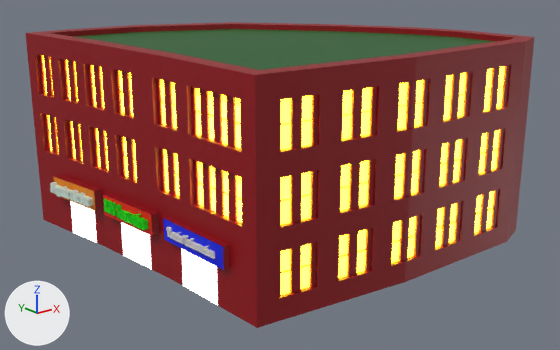
The FBX model Assets/Models/grande_el_garcia_boulevard.fbx: old version first, new version second.
Camera for both pictures: a camera (50 mm lens) standing at (-1038.0, -1253.0, 667.0) and looking at (20.0, 70.0, 138.0). Every picture has the same lights, and +X, +Y and +Z are marked at lower left. Where no turn or scale is listed for an object, it has been applied to the vertices. Vertices at the same position are counted once.

In view in the first picture: 'Text', 'Text.001', 'Text.002', 'grande_el_garcia_boulevard'.
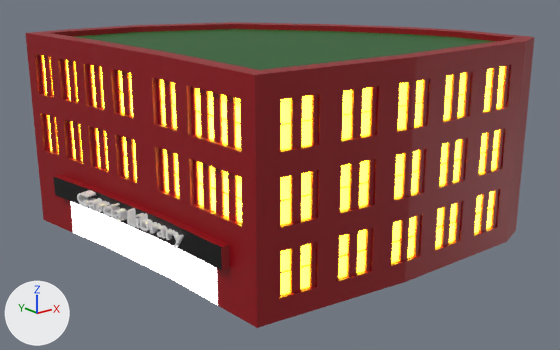
Pixel boxes [x1, y1, x2, y2] of what changed, in the pictures (560 x 350 px):
'Text', reshaped, moved, turned, rescaled: before [166, 227, 216, 259]; after [77, 190, 184, 248]
'Text.001', deleted (green): before [103, 198, 149, 230]
'Text.002', deleted: before [50, 182, 93, 207]
part 1 of me_text, added: after [136, 218, 140, 228]
part 2 of me_text, added: after [110, 206, 120, 218]
part 3 of me_text, added: after [166, 229, 175, 240]
part 4 of me_text, added: after [173, 232, 184, 248]
part 5 of me_text, cut back: before [166, 227, 216, 259]; after [77, 190, 167, 239]
part 6 of me_vert, built on: before [101, 189, 224, 270]; after [94, 189, 224, 270]
part 7 of me_vert, recoloured (red to white): [95, 211, 183, 286] in both
part 8 of me_vert, recoloured (orange to black): before [53, 176, 95, 210]; after [53, 176, 94, 209]
part 9 of me_vert, recoloured (red to grey): [103, 195, 152, 235] in both

Diff of the bpy script that builds the scene:
```diff
--- a/Assets/Models/grande_el_garcia_boulevard.fbx.py
+++ b/Assets/Models/grande_el_garcia_boulevard.fbx.py
@@ mat_material_011 @@
+mat_material_011 = principled_material('Material.011')
+mat_material_011.base_color = (0.0, 0.0, 0.0)  # black #000000
@@ me_text @@
 # used by ob_text; location = (-326.0, -20.0, 105.0); rotation_euler = (1.571, 0.0000748, -1.508), in degrees (90, 0, -86); scale = (30.0, 30.0, 30.0)
-me_text.from_pydata(...)  # 4732 vertices, 7034 faces; spans x 0.02..4.94, y -0.01..0.62, z -0.25..0.25
+me_text.from_pydata(...)  # 2210 vertices, 3271 faces; spans x 0.05..5.79, y -0.23..0.69, z -0.25..0.25
+# me_text part 1: a new loose piece, a box spanning x 3.48..3.569, y 0.0..0.449, z -0.25..0.25, in mat_material_010 (white #e7e7e7)
+# me_text part 2: a new loose piece, a box spanning x 2.066..2.155, y 0.0..0.449, z -0.25..0.25, in mat_material_010 (white #e7e7e7)
+# me_text part 3: a new loose piece of 110 vertices spanning x 5.03..5.35, y 0.0..0.46, z -0.25..0.25, in mat_material_010 (white #e7e7e7)
+# me_text part 4: a new loose piece of 16 vertices spanning x 5.35..5.79, y -0.23..0.45, z -0.25..0.25, in mat_material_010 (white #e7e7e7)
+# me_text part 5: 30 vertices moved within x 0.47..4.81, y 0.0..0.44, z -0.25..0.25; 3758 vertices removed from x 0.02..4.94, y -0.01..0.62, z -0.25..0.25; 1862 vertices added at x 0.05..4.94, y -0.01..0.69, z -0.25..0.25
 me_text.materials.append(mat_material_010)
@@ me_vert @@
 # used by ob_grande_el_garcia_boulevard; location = (0.0, 0.0, 0.0)
-me_vert.from_pydata(...)  # 4347 vertices, 4252 faces; spans x -384.0..456.0, y -301.0..493.0, z 0.0..450.0
+me_vert.from_pydata(...)  # 4367 vertices, 4272 faces; spans x -384.0..456.0, y -301.0..493.0, z 0.0..450.0
+# me_vert part 6
+# 7 faces are deleted
+# 2 vertices are added at (-335.0, 32.0, 90.0), (-335.0, 32.0, 135.0)
+# 12 new vertices lie (-4.0, 0.0, 0.0) away from vertices in x -327.0..-318.0, y -191.0..-1.0, z 90.0..135.0
+# 6 new vertices lie (-18.0, -2.0, 0.0) away from vertices in x -340.0..-314.0, y 0.0..240.0, z 90.0..135.0
+# 17 new faces join them, mat_material_001 (red #92000f)
+# 3 new faces join them, mat_material_003 (white #e7e7e7)
+# 7 new faces join them, mat_material_011 (black #000000)
+# me_vert part 7: 12 faces spanning x -345.0..-312.0, y -38.0..271.0, z 0.0..90.0 switch from mat_material_001 (red #92000f) to mat_material_003 (white #e7e7e7)
+# me_vert part 8: 5 faces spanning x -384.0..-359.0, y 237.0..393.0, z 90.0..135.0 switch from mat_material_005 (orange #e78200) to mat_material_011 (black #000000)
+# me_vert part 9: 5 faces spanning x -354.0..-335.0, y 32.0..204.0, z 90.0..135.0 switch from mat_material_006 (red #e71d00) to mat_material_011 (black #000000)
 me_vert.materials.append(mat_material_002)
 me_vert.materials.append(mat_material_004)
-me_vert.materials.append(mat_material_007)  # blue #001be7
@@ ob_text_001 @@
-ob_text_001 = bpy.data.objects.new('Text.001', me_text_001)
-ob_text_001.location = (-350.0, 199.0, 100.0)
@@ ob_text @@
 ob_text = bpy.data.objects.new('Text', me_text)
-ob_text.location = (-326.0, -20.0, 105.0)
-ob_text.rotation_euler = (1.571, 0.0000748, -1.508)  # degrees (90, 0, -86)
-ob_text.scale = (30.0, 30.0, 30.0)
+ob_text.location = (-372.0, 269.0, 104.0)
+ob_text.rotation_euler = (1.593, 0.000629, -1.418)  # degrees (91, 0, -81)
+ob_text.scale = (60.0, 43.5, 60.0)
@@ ob_text_002 @@
-ob_text_002 = bpy.data.objects.new('Text.002', me_text_002)
-ob_text_002.location = (-388.0, 391.0, 100.0)
```
